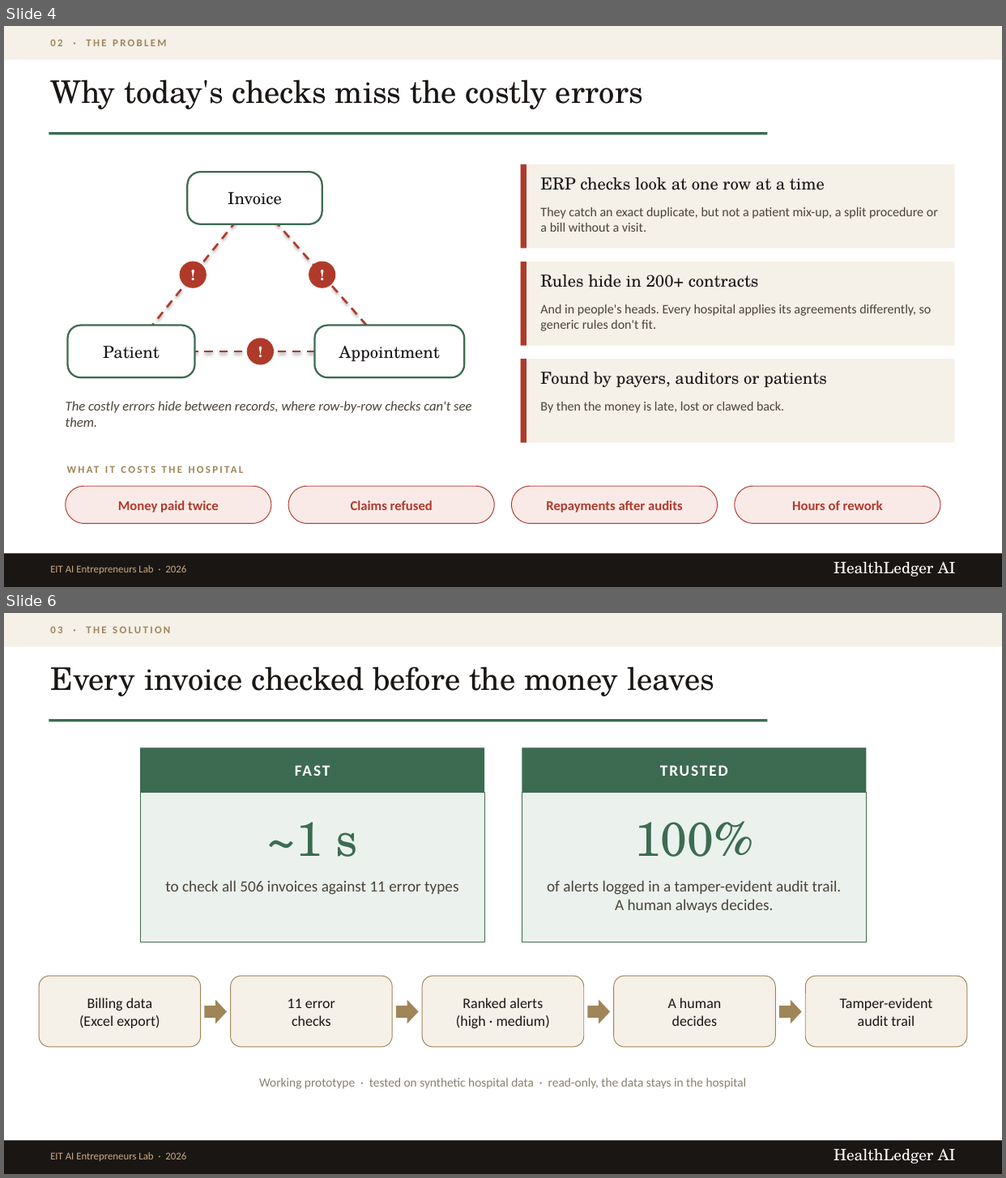
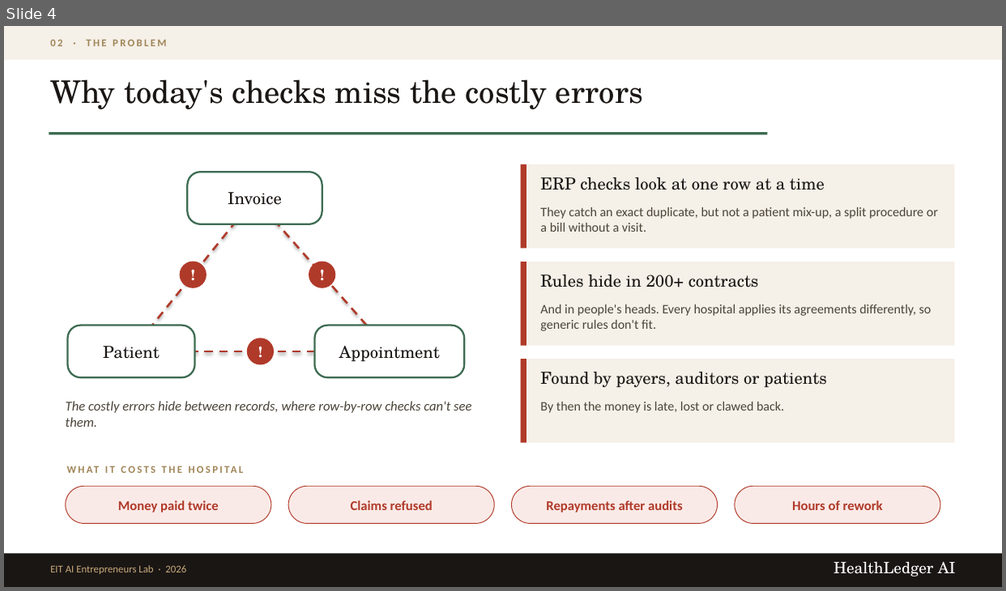
Before and after one commit to mrply97/AI, a slide deck: HealthLedgerAI_EIT_Pitch.pptx. Shown one above the other, each under a label of ours: slides 4 and 6 before the commit, slide 4 after it; the slides between them are not shown. The pictures are 1006x1178 and 1006x591 pixels, drawn with LibreOffice and Linux fonts; fonts in the diff are those of the drawing. Boxes give left, top, right and bottom in pixels: in the first picture for what was removed or moved away, otherwise in the second. Text is boxed around its words. In the diff, an @@ line names an element or a change of style, - is before the commit and + after.

```diff
--- a/HealthLedgerAI_EIT_Pitch.pptx
+++ b/HealthLedgerAI_EIT_Pitch.pptx
@@ slide 6 removed at <box>4,613,1002,1174</box>, background #FFFFFF @@
@@ rectangle removed at <box>4,613,1002,647</box> @@
@@ text removed at <box>50,626,170,633</box> @@
-03 · THE SOLUTION
@@ text removed at <box>50,666,714,696</box> @@
-Every invoice checked before the money leaves
@@ rectangle removed at <box>49,719,768,722</box> @@
@@ rectangle removed at <box>140,747,484,793</box> @@
@@ text removed at <box>140,747,484,793</box> @@
-FAST
@@ rectangle removed at <box>522,747,867,793</box> @@
@@ text removed at <box>522,747,867,793</box> @@
-TRUSTED
@@ rectangle removed at <box>140,793,484,943</box> @@
@@ rectangle removed at <box>522,793,867,943</box> @@
@@ text removed at <box>267,822,357,857</box> @@
-~1 s
@@ text removed at <box>634,821,754,857</box> @@
-100%
@@ text removed at <box>165,880,458,895</box> @@
-to check all 506 invoices against 11 error types
@@ text removed at <box>547,880,842,913</box> @@
-of alerts logged in a tamper-evident audit trail. A human always decides.
@@ rounded rectangle removed at <box>39,976,201,1047</box> @@
@@ rounded rectangle removed at <box>231,976,393,1047</box> @@
@@ rounded rectangle removed at <box>423,976,584,1047</box> @@
@@ rounded rectangle removed at <box>614,976,776,1047</box> @@
@@ rounded rectangle removed at <box>806,976,967,1047</box> @@
@@ text removed at <box>79,998,160,1029</box> @@
-Billing data
-(Excel export)
@@ right arrow removed at <box>205,1000,227,1024</box> @@
@@ text removed at <box>288,999,335,1026</box> @@
-11 error
-checks
@@ right arrow removed at <box>396,1000,419,1024</box> @@
@@ text removed at <box>456,998,550,1029</box> @@
-Ranked alerts
-(high · medium)
@@ right arrow removed at <box>588,1000,611,1024</box> @@
@@ text removed at <box>668,998,721,1026</box> @@
-A human
-decides
@@ right arrow removed at <box>780,1000,802,1024</box> @@
@@ text removed at <box>840,998,933,1026</box> @@
-Tamper-evident
-audit trail
@@ text removed at <box>259,1078,747,1089</box> @@
-Working prototype · tested on synthetic hospital data · read-only, the data stays in the hospital
@@ rectangle removed at <box>4,1141,1002,1174</box> @@
@@ text removed at <box>50,1152,186,1161</box> @@
-EIT AI Entrepreneurs Lab · 2026
@@ text removed at <box>833,1149,956,1164</box> @@
-HealthLedger AI
```
Also in this commit, not shown: 3 slides changed, 5 slides added, 1 other slide removed, 2 other files.
